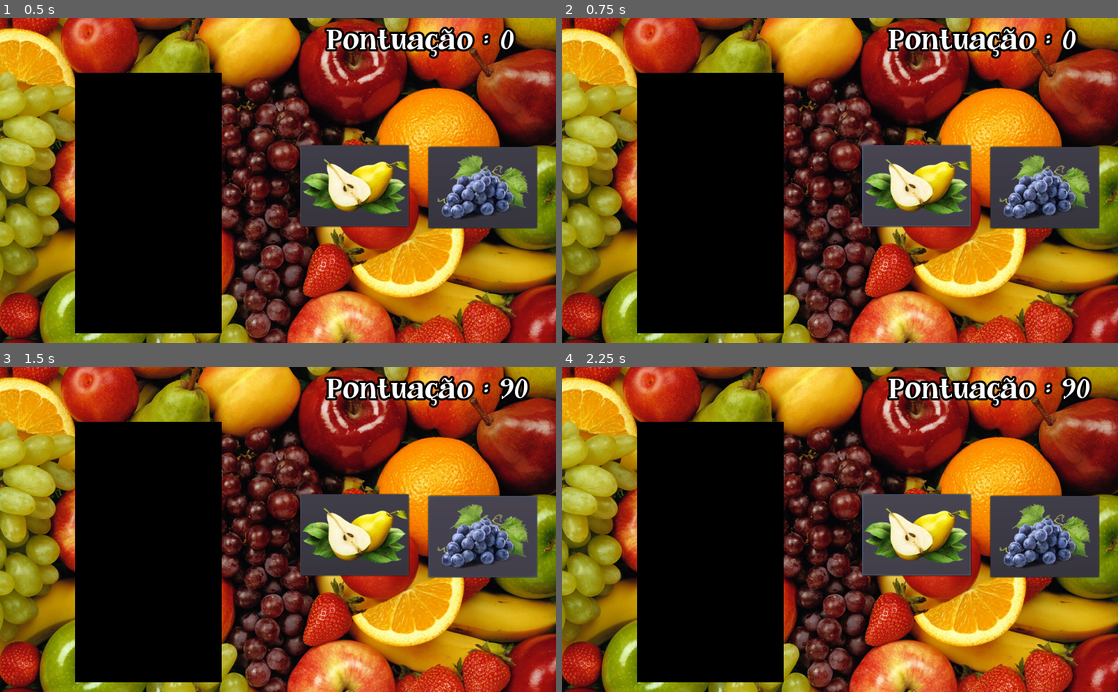
Above: before the commit, frames 1-4 (two rows, left to right).
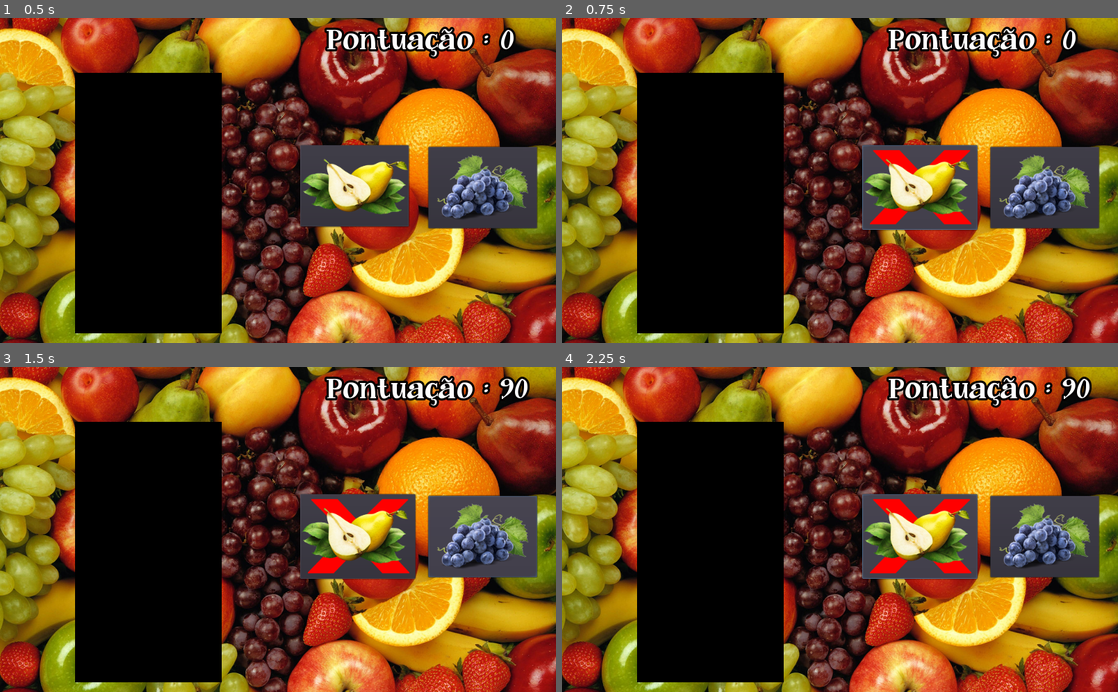
Above: after the commit, the same moments.

Repository: ClaudioKamoda/Qual-a-Fruta
Game: Godot game, scene res://cenas/principalFaceis.tscn
The game is run twice, just before and just after one commit, with the same random seed, the same clock (stepped at 60 frames per second) and the same inputs. This scene is started directly instead of the project's main scene. The engine's default icon, where the game draws it, is replaced by a stand-in: a white triangle on a blue panel in a dark square. Video files are missing from this copy of the repository; at most half a second of black plays in their place.
Inputs (mouse positions are in pixels of both pictures, inside the frame that each line leads up to):
- Up to frame 1 (0.5 s): no input
- Up to frame 2 (0.75 s): click (917, 187) at 0.5 s
- Up to frame 3 (1.5 s): click (483, 536) at 1.25 s
- Up to frame 4 (2.25 s): click (917, 536) at 2 s

Frame 1 is identical in both runs. In frame 2, 1.6% of the frame differs, in the area x 53-75%, y 38-66%; in frame 3, 1.5%; in frame 4, 1.6%.

Commit message:
frutas com x

Diff:
--- a/cenas/principalFaceis.tscn
+++ b/cenas/principalFaceis.tscn
@@ -18,6 +18,8 @@
 margin_right = 40.0
 margin_bottom = 40.0
 script = ExtResource( 1 )
+botaoFruta1Path = NodePath("Botões/Fruta 1")
+botaoFruta2Path = NodePath("Botões/Fruta 2")
 placarPath = NodePath("placar")
 videoFrutaPath = NodePath("VideoFruta")
 fruta1Path = NodePath("Botões/Fruta 1/SpriteFruta1")
--- a/scripts/principalFaceis.gd
+++ b/scripts/principalFaceis.gd
@@ -1,5 +1,7 @@
 extends Control
 
+export (NodePath) var botaoFruta1Path
+export (NodePath) var botaoFruta2Path
 export (NodePath) var placarPath
 export (NodePath) var videoFrutaPath
 export (NodePath) var fruta1Path
@@ -7,6 +9,8 @@
 export (NodePath) var perguntasFaceisPath
 export (NodePath) var timerPath
 
+onready var botao1 = get_node(botaoFruta1Path)
+onready var botao2 = get_node(botaoFruta2Path)
 onready var placar = get_node(placarPath)
 onready var video = get_node(videoFrutaPath)
 onready var fruta1 = get_node(fruta1Path)
@@ -56,6 +60,7 @@
 		placar.set_text(" Pontuação : "+str(score))
 		timer.start()
 	else:
+		botao1.set_button_icon(load("res://imagens/frutaErrada.png"))
 		penalty += 10
 		print("Você errou, "+fruta1Text+" "+str(score))
 		placar.set_text(" Pontuação : "+str(score))
@@ -69,6 +74,7 @@
 		placar.set_text(" Pontuação : "+str(score))
 		timer.start()
 	else:
+		botao2.set_button_icon(load("res://imagens/fundoErro.png"))
 		penalty += 10
 		print("Você errou, "+fruta2Text+" "+str(score))
 		placar.set_text(" Pontuação : "+str(score))
Binary file added: imagens/AbacateErrado.png
Not shown, added: imagens/AbacateErrado.png.import
Binary file added: imagens/AbacaxiErrado.png
Not shown, added: imagens/AbacaxiErrado.png.import
Binary file added: imagens/BananaErrado.png
Not shown, added: imagens/BananaErrado.png.import
Binary file added: imagens/CajuErrado.png
Not shown, added: imagens/CajuErrado.png.import
Binary file added: imagens/CerejaErrado.png
Not shown, added: imagens/CerejaErrado.png.import
Binary file added: imagens/CôcoErrado.png
Not shown, added: imagens/CôcoErrado.png.import
(and 38 more such lines)
